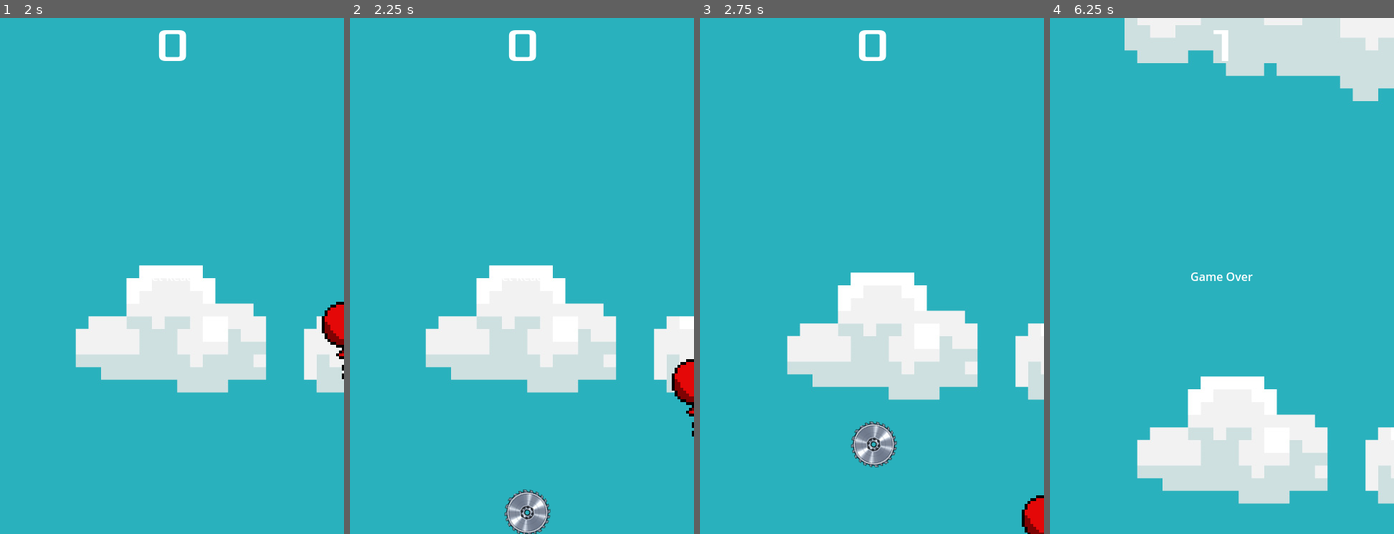
Above: before the commit, frames 1-4 (left to right).
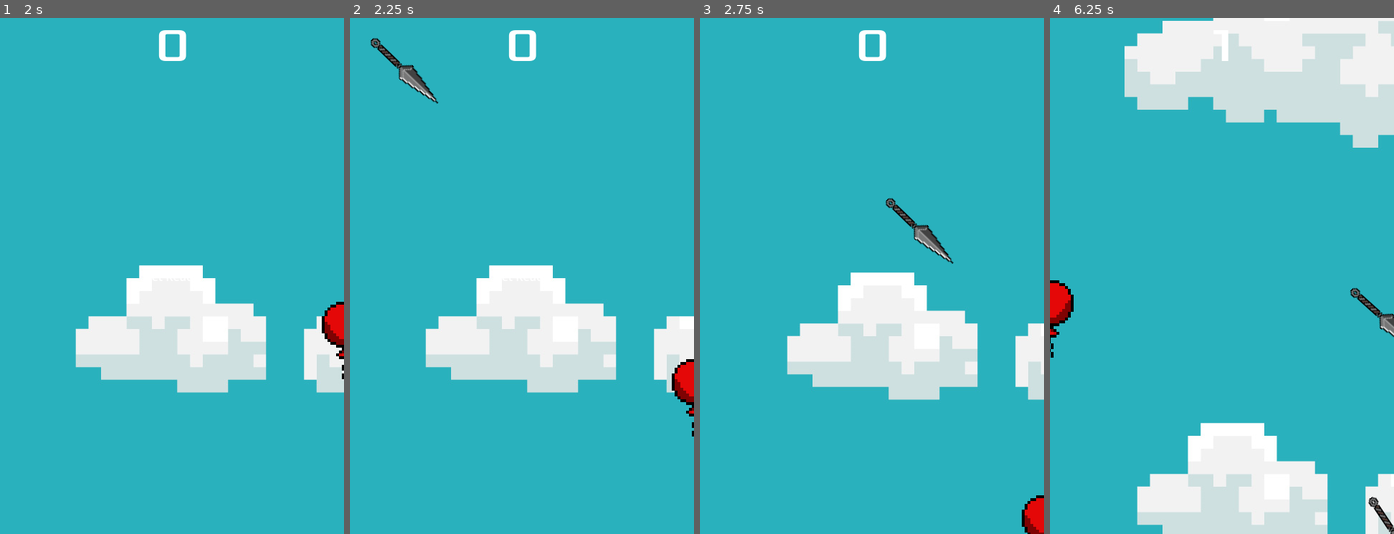
Above: after the commit, the same moments.

Repository: Turik556/First2D
Game: Godot game, scene res://Scenes/main.tscn
Two runs of this game, one before a commit and one after it. Both use one fixed random seed, a clock stepped at 60 frames per second and the inputs below.
Inputs (mouse positions are in pixels of both pictures, inside the frame that each line leads up to; where the layout moved, square brackets give the same spot in the first picture):
- Up to frame 1 (2 s): click "Start" at 0.5 s; tap Enter at 1.25 s; hold D (move_right) from 1.28 s (still down)
- Up to frame 2 (2.25 s): release D (move_right) at 2.03 s; hold S (move_down) from 2.03 s (still down)
- Up to frame 3 (2.75 s): keep holding S (move_down)
- Up to frame 4 (6.25 s): release S (move_down) at 2.75 s; click (1273, 234) [1225, 441] at 2.75 s; hold D (move_right) 3.53-4.28 s; hold W (move_up) 4.28-5.03 s; hold A (move_left) from 5.03 s (still down)

Frame 1 is identical in both runs. In frame 2, 1.4% of the frame differs, in the area x 5-59%, y 3-100%; in frame 3, 1.4%; in frame 4, 27%, in the area x 0-100%, y 0-100%.

Commit message:
movement kunai not done

Diff:
--- a/Scenes/Enemies/Kunai.tscn
+++ b/Scenes/Enemies/Kunai.tscn
@@ -1,24 +1,53 @@
-[gd_scene load_steps=4 format=3 uid="uid://dl4o1kdwxxf6h"]
+[gd_scene load_steps=5 format=3 uid="uid://cn8r3ecjc3i8"]
 
-[ext_resource type="PackedScene" uid="uid://crmgdl0poacw7" path="res://Scenes/Enemies/mob.tscn" id="1_jpknx"]
-[ext_resource type="Texture2D" uid="uid://chsh112hgpsh8" path="res://art/Kunai_128.png" id="2_q0qwm"]
+[ext_resource type="Texture2D" uid="uid://chsh112hgpsh8" path="res://art/Kunai_128.png" id="1_3quxu"]
+[ext_resource type="Script" path="res://scripts/kunai.gd" id="1_ex2fy"]
 
-[sub_resource type="CapsuleShape2D" id="CapsuleShape2D_nq66i"]
-radius = 13.0
+[sub_resource type="Gradient" id="Gradient_5bsg8"]
+offsets = PackedFloat32Array(0.08, 0.626667)
+
+[sub_resource type="CapsuleShape2D" id="CapsuleShape2D_gcydg"]
+radius = 14.0
 height = 130.0
 
-[node name="kunai" instance=ExtResource("1_jpknx")]
+[node name="Kunai" type="RigidBody2D"]
+collision_layer = 2
+collision_mask = 0
+gravity_scale = 0.0
+script = ExtResource("1_ex2fy")
 
-[node name="Sprite2D" parent="." index="0"]
-texture = ExtResource("2_q0qwm")
+[node name="Sprite2D" type="Sprite2D" parent="."]
+texture = ExtResource("1_3quxu")
 
-[node name="CollisionShape2D" parent="." index="2"]
-shape = SubResource("CapsuleShape2D_nq66i")
+[node name="CPUParticles2D" type="CPUParticles2D" parent="."]
+emitting = false
+amount = 25
+lifetime = 0.4
+one_shot = true
+explosiveness = 0.81
+direction = Vector2(0, 0)
+spread = 180.0
+gravity = Vector2(0, 0)
+initial_velocity_min = 250.0
+initial_velocity_max = 250.0
+scale_amount_min = 5.0
+scale_amount_max = 15.0
+color = Color(1, 0.168627, 0.14902, 1)
+color_initial_ramp = SubResource("Gradient_5bsg8")
 
-[node name="VisibleOnScreenNotifier2D" parent="." index="3"]
-position = Vector2(0.74917, 0.125418)
+[node name="CollisionShape2D" type="CollisionShape2D" parent="."]
+rotation = 1.5708
+shape = SubResource("CapsuleShape2D_gcydg")
+
+[node name="VisibleOnScreenNotifier2D" type="VisibleOnScreenNotifier2D" parent="."]
+position = Vector2(1, 1)
 scale = Vector2(6.45882, 1.33966)
 
-[node name="Button" parent="." index="4"]
-offset_top = -13.0
-offset_bottom = 13.0
+[node name="Button" type="Button" parent="."]
+offset_left = -65.0
+offset_top = -1.0
+offset_right = 65.0
+offset_bottom = 25.0
+focus_mode = 0
+shortcut_feedback = false
+flat = true
--- /dev/null
+++ b/Scenes/Enemies/kunai_.tscn
@@ -0,0 +1,31 @@
+[gd_scene load_steps=5 format=3 uid="uid://ctvsu42r2m2b5"]
+
+[ext_resource type="PackedScene" uid="uid://crmgdl0poacw7" path="res://Scenes/Enemies/mob.tscn" id="1_5g4x5"]
+[ext_resource type="Texture2D" uid="uid://chsh112hgpsh8" path="res://art/Kunai_128.png" id="2_n5n04"]
+[ext_resource type="Script" path="res://scripts/kunai.gd" id="2_vr7w6"]
+
+[sub_resource type="CapsuleShape2D" id="CapsuleShape2D_xemd3"]
+radius = 14.0
+height = 72.0
+
+[node name="kunai" instance=ExtResource("1_5g4x5")]
+script = ExtResource("2_vr7w6")
+
+[node name="Sprite2D" parent="." index="0"]
+process_mode = 4
+texture = ExtResource("2_n5n04")
+
+[node name="CollisionShape2D" parent="." index="2"]
+position = Vector2(-27, 0.000120521)
+shape = SubResource("CapsuleShape2D_xemd3")
+
+[node name="VisibleOnScreenNotifier2D" parent="." index="3"]
+position = Vector2(0.297302, 0.499993)
+scale = Vector2(6.32167, 1.40673)
+
+[node name="Button" parent="." index="4"]
+offset_top = -15.0
+offset_bottom = 14.0
+
+[node name="CPUParticles2D" parent="." index="5"]
+position = Vector2(0, 0)
--- a/Scenes/EnemyHandler.tscn
+++ b/Scenes/EnemyHandler.tscn
@@ -1,10 +1,8 @@
-[gd_scene load_steps=7 format=3 uid="uid://bqi3n4fssgs2l"]
+[gd_scene load_steps=5 format=3 uid="uid://bqi3n4fssgs2l"]
 
 [ext_resource type="Script" path="res://scripts/enemy_handler.gd" id="1_3gvam"]
-[ext_resource type="PackedScene" uid="uid://dn3uhqj24rcyi" path="res://Scenes/Enemies/saw_64.tscn" id="2_40yrd"]
+[ext_resource type="PackedScene" uid="uid://ctvsu42r2m2b5" path="res://Scenes/Enemies/kunai_.tscn" id="2_dk0vh"]
 [ext_resource type="PackedScene" uid="uid://4i2iyednab76" path="res://Scenes/Enemies/shuriken.tscn" id="2_ylr5j"]
-[ext_resource type="PackedScene" uid="uid://b8fo4f7bqh0e3" path="res://Scenes/Enemies/saw_128.tscn" id="3_mea1j"]
-[ext_resource type="PackedScene" uid="uid://dl4o1kdwxxf6h" path="res://Scenes/Enemies/Kunai.tscn" id="5_0ppnj"]
 
 [sub_resource type="Curve2D" id="Curve2D_mvari"]
 _data = {
@@ -14,7 +12,7 @@
 
 [node name="EnemyHandler" type="Node"]
 script = ExtResource("1_3gvam")
-Enemys = Array[PackedScene]([ExtResource("2_40yrd"), ExtResource("3_mea1j"), ExtResource("2_ylr5j"), ExtResource("5_0ppnj")])
+Enemys = Array[PackedScene]([ExtResource("2_dk0vh")])
 mob_scene = ExtResource("2_ylr5j")
 
 [node name="MobTimer" type="Timer" parent="."]
--- a/Scenes/item_spawner.tscn
+++ b/Scenes/item_spawner.tscn
@@ -6,3 +6,4 @@
 [node name="Item_spawner" type="Node"]
 script = ExtResource("1_atpjg")
 Items = Array[PackedScene]([ExtResource("2_m14sg")])
+toggle_random = true
--- a/scripts/kunai.gd
+++ b/scripts/kunai.gd
@@ -1,24 +1,28 @@
 class_name kunai
 extends enemy
 
-var player: PackedScene = preload("res://Scenes/Player.tscn")
-var speed:float = 50
+var player
+var speed:float = 500
+var pos
 # Called when the node enters the scene tree for the first time.
 func _ready() -> void:
 	initialize()
-	_movement()
+	$AnimationPlayer.stop()
+	pos = player.get_pos()
+	look_at(pos)
+	rotation += PI
 	pass # Replace with function body.
 
-
 # Called every frame. 'delta' is the elapsed time since the previous frame.
-func _process(delta: float) -> void:
+func _physics_process(delta: float) -> void:
+	velocity = (pos-position).normalized() * speed
+	move_and_collide((velocity+Vector2(100,100)) * delta)
 	pass
 func _movement():
-	var pos = player.get_pos()
-	velocity = position.direction_to(pos)* speed
 	pass
 
 func initialize():
+	player = get_node("/root/Main/Player")
 	Global.s_game_over.connect(die)
 	Global.s_froze_start.connect(on_froze_start)
 	Global.s_froze_ends.connect(on_item_effect_ends)
